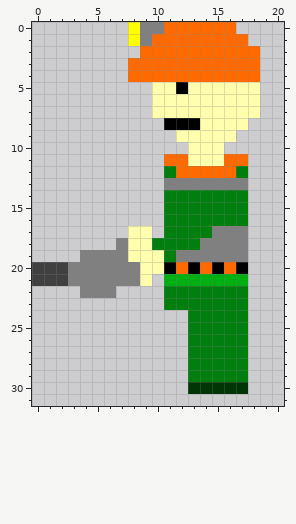
Two states of a pixel-art sprite, data/unit/raider/takeout-drill-left-animation/7.png. This is how it looked before the edit.
The file is 32x32 pixels. Shown: x 0..20, y 0..31.
New version:
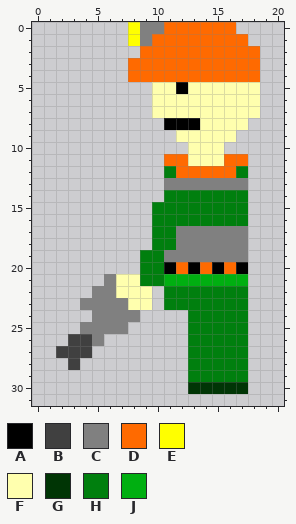
Palette (. is transparent): A #000000  B #404040  C #808080  D #ff6a00  E #ffff00  F #ffffae  G #003505  H #007f0e  J #00af11
Edits made:
There is now colour B in row 26 at x 3 to 4; in row 27 at x 2 to 4; in row 28 at x 3.
There is now colour C in row 23 at x 4 to 7; in row 24 at x 5 to 8; in row 25 at x 4 to 7; in row 26 at x 5.
The edit turns colour H into colour C in row 17 at x 12 to 14; in row 18 at x 12 to 13; in row 19 at x 11.
There is now colour F in row 22 at x 7 to 9; in row 23 at x 8 to 9.
The edit turns colour C into colour F in row 21 at x 7 to 8.
There is now colour H in rows 15 to 17 at x 10; in row 21 at x 10.
The edit turns colour F into colour H in rows 19 to 20 at x 9 to 10; in row 21 at x 9.
The author cleared colour B in rows 20 to 21 at x 0 to 2.
The author cleared colour C in row 18 at x 7; in row 19 at x 4 to 7; in row 20 at x 3 to 8; in row 21 at x 3 to 5; in row 22 at x 4.
The author cleared colour F in rows 17 to 18 at x 8 to 9; in row 19 at x 8.
Pixel boxes of the changes (left, top, right, bottom) in both pictures:
changed: (32, 202, 212, 370)
